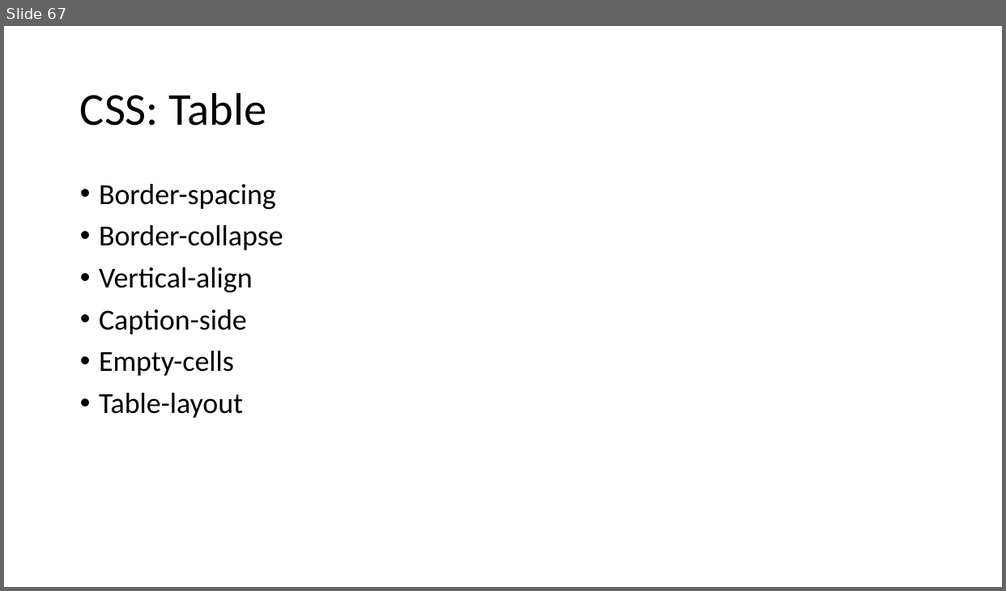
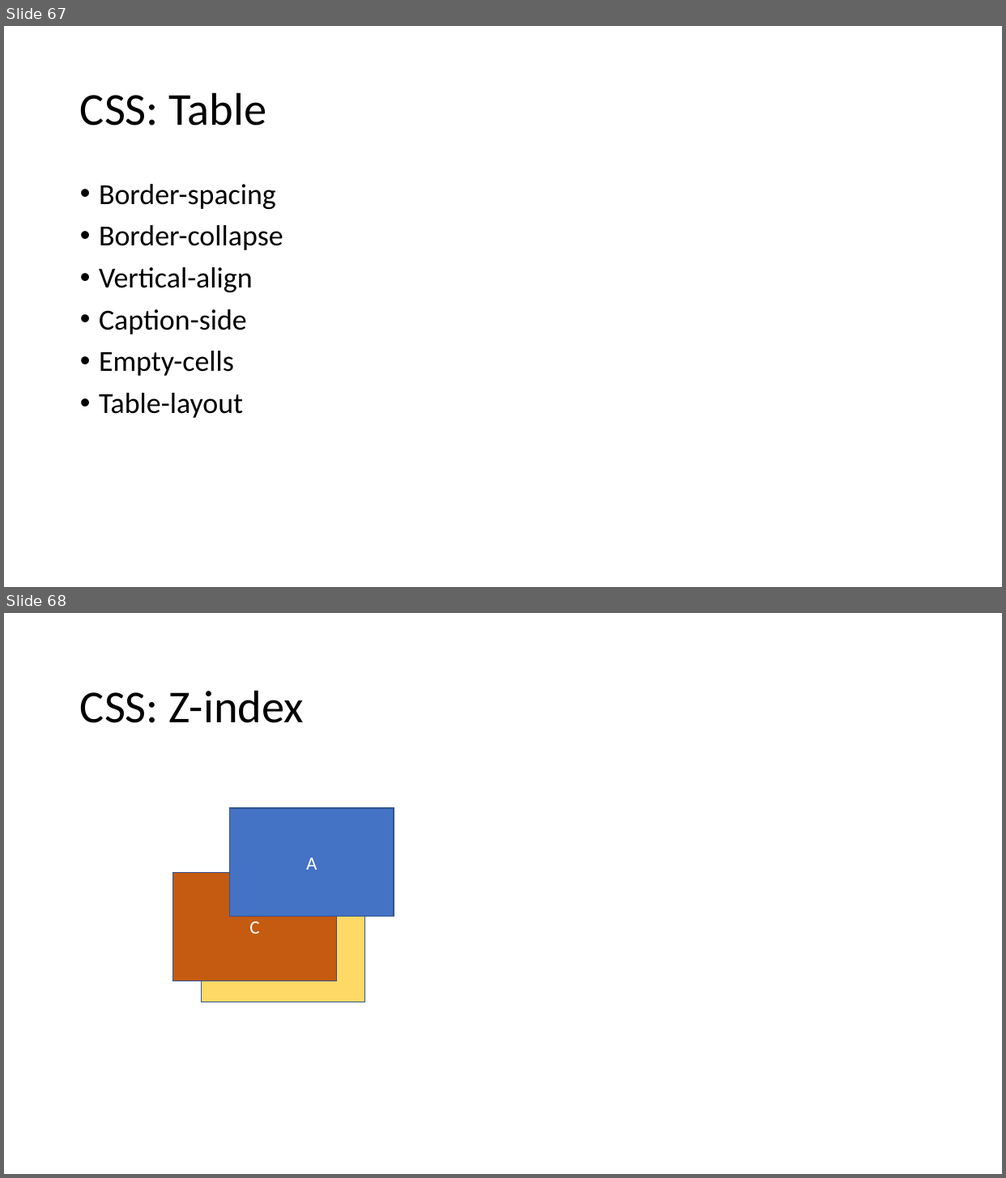
Before and after one commit to PiyushChaturvedii/Batch04, a slide deck: CSS.pptx. Shown one above the other, each under a label of ours: slide 67 before the commit, slides 67 and 68 after it. The pictures are 1006x591 and 1006x1178 pixels, drawn with LibreOffice and Linux fonts; fonts in the diff are those of the drawing. Boxes give left, top, right and bottom in pixels: in the first picture for what was removed or moved away, otherwise in the second. Text is boxed around its words. In the diff, an @@ line names an element or a change of style, - is before the commit and + after.

```diff
--- a/CSS.pptx
+++ b/CSS.pptx
@@ slide 68 added at (x1=4, y1=613, x2=1002, y2=1174), background #FFFFFF @@
@@ title added at (x1=80, y1=690, x2=304, y2=723), 44 pt, text #000000 @@
+CSS: Z-index
@@ rectangle added at (x1=230, y1=808, x2=394, y2=917), fill #4472C4, outline #325491 1 pt, 18 pt, text #FFFFFF @@
+A
@@ rectangle added at (x1=172, y1=873, x2=336, y2=982), fill #C55A11, outline #325491 1 pt, 18 pt, text #FFFFFF @@
+C
@@ rectangle added at (x1=201, y1=894, x2=364, y2=1003), fill #FFD966, outline #325491 1 pt @@
```
Also in this commit, not shown: 5 other slides added, 2 other files.
